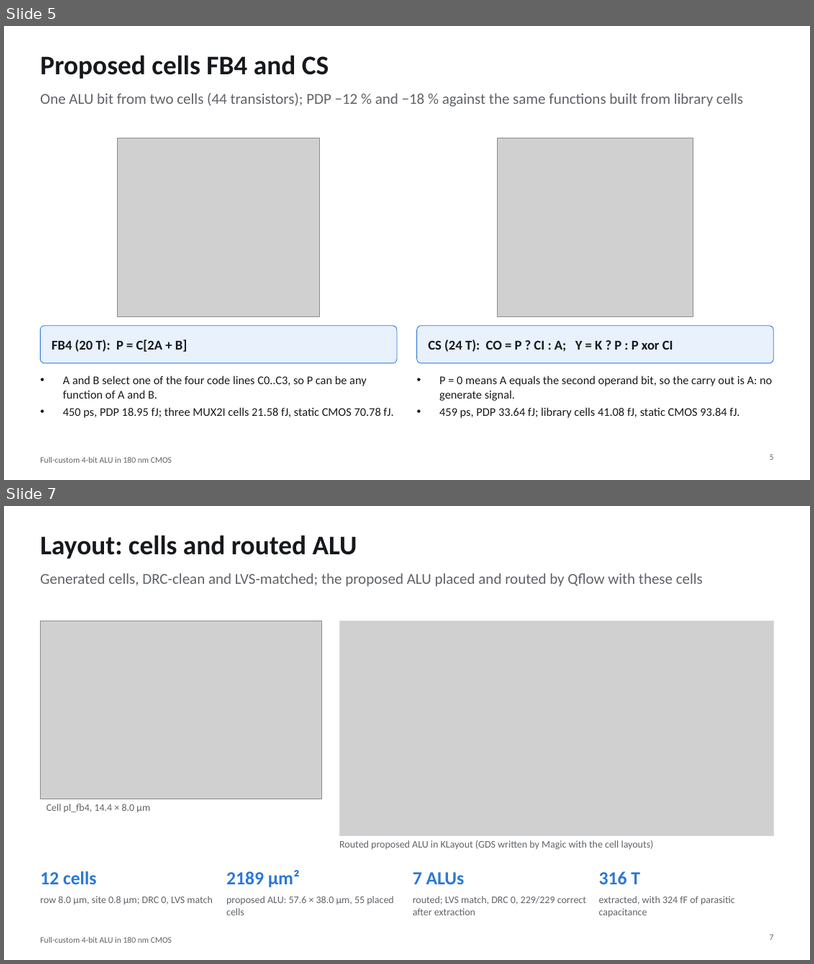
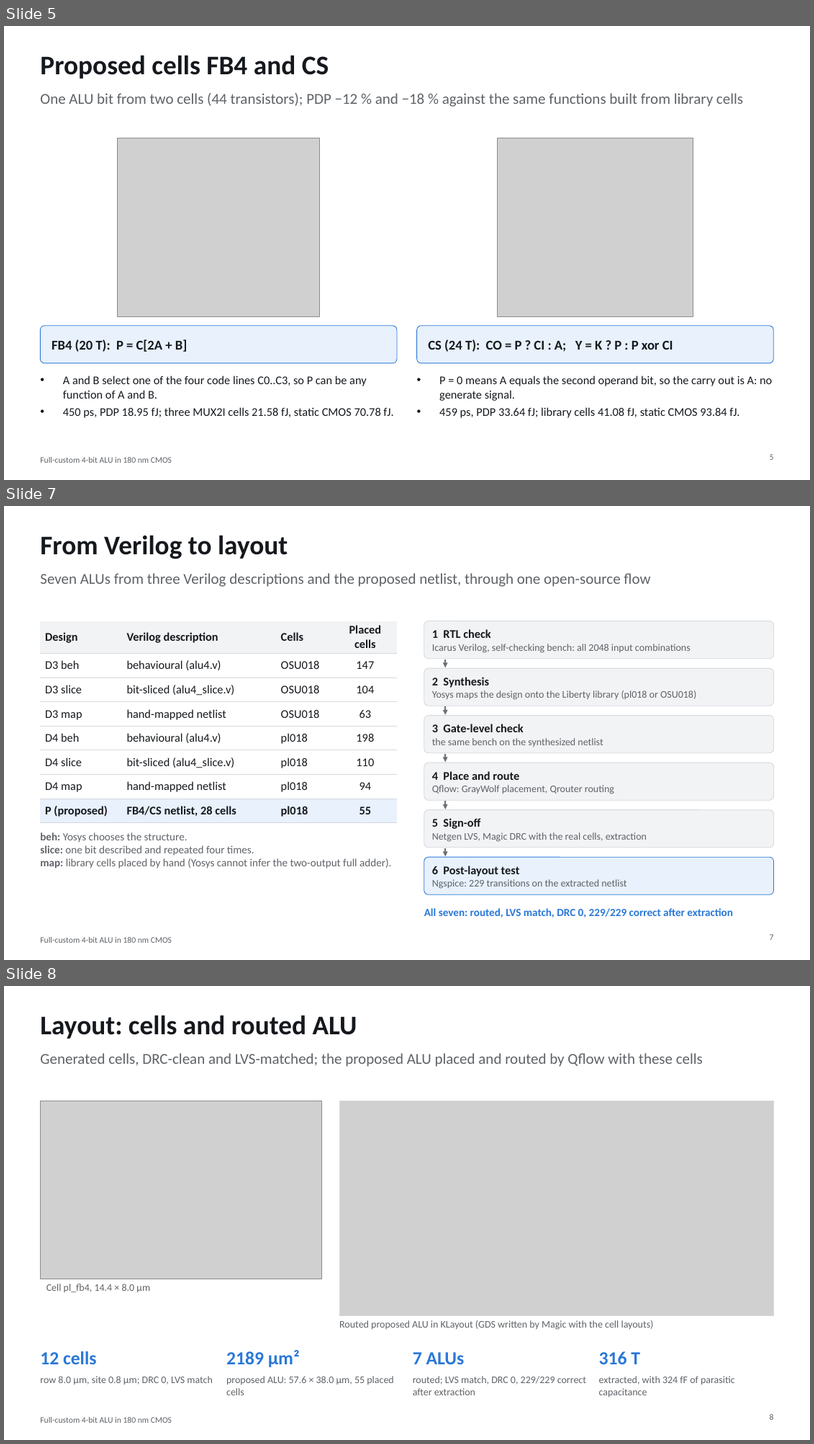
Before and after one commit to manshukgarg/alu-fullcustom-180nm, a slide deck: docs/presentation/ALU4_180nm_presentation.pptx. Shown one above the other, each under a label of ours: slides 5 and 7 before the commit, slides 5, 7 and 8 after it; the slides between them are not shown. The pictures are 814x964 and 814x1444 pixels, drawn with LibreOffice and Linux fonts; fonts in the diff are those of the drawing; grey boxes stand for pictures. Boxes give left, top, right and bottom in pixels: in the first picture for what was removed or moved away, otherwise in the second. Text is boxed around its words. In the diff, an @@ line names an element or a change of style, - is before the commit and + after.

```diff
--- a/docs/presentation/ALU4_180nm_presentation.pptx
+++ b/docs/presentation/ALU4_180nm_presentation.pptx
@@ slide 7 added at (x1=4, y1=506, x2=810, y2=960), background #FFFFFF; not listed: 1 template element that a slide beside it also shows @@
@@ title added at (x1=40, y1=535, x2=288, y2=559), 32 pt, text #15181C, bold @@
+From Verilog to layout
@@ text added at (x1=40, y1=573, x2=651, y2=587), 18 pt, text #5F6368 @@
+Seven ALUs from three Verilog descriptions and the proposed netlist, through one open-source flow
@@ table added at (x1=40, y1=621, x2=397, y2=819), 8 rows, 4 columns @@
+Design | Verilog description | Cells | Placed cells
+D3 beh | behavioural (alu4.v) | OSU018 | 147
+D3 slice | bit-sliced (alu4_slice.v) | OSU018 | 104
+D3 map | hand-mapped netlist | OSU018 | 63
+D4 beh | behavioural (alu4.v) | pl018 | 198
+D4 slice | bit-sliced (alu4_slice.v) | pl018 | 110
+D4 map | hand-mapped netlist | pl018 | 94
+P (proposed) | FB4/CS netlist, 28 cells | pl018 | 55
@@ rounded rectangle added at (x1=424, y1=621, x2=774, y2=659), fill #F2F3F5, outline #D5D8DD 0.75 pt, 12 pt, text #5F6368 @@
+1 RTL check
+Icarus Verilog, self-checking bench: all 2048 input combinations
@@ rounded rectangle added at (x1=424, y1=668, x2=774, y2=705), fill #F2F3F5, outline #D5D8DD 0.75 pt, 12 pt, text #5F6368 @@
+2 Synthesis
+Yosys maps the design onto the Liberty library (pl018 or OSU018)
@@ arrow added from (445, 659) to (445, 667), #6B7075 1.25 pt @@
@@ rounded rectangle added at (x1=424, y1=716, x2=774, y2=753), fill #F2F3F5, outline #D5D8DD 0.75 pt, 12 pt, text #5F6368 @@
+3 Gate-level check
+the same bench on the synthesized netlist
@@ arrow added from (445, 706) to (445, 715), #6B7075 1.25 pt @@
@@ rounded rectangle added at (x1=424, y1=762, x2=774, y2=800), fill #F2F3F5, outline #D5D8DD 0.75 pt, 12 pt, text #5F6368 @@
+4 Place and route
+Qflow: GrayWolf placement, Qrouter routing
@@ arrow added from (445, 754) to (445, 762), #6B7075 1.25 pt @@
@@ arrow added from (445, 800) to (445, 809), #6B7075 1.25 pt @@
@@ rounded rectangle added at (x1=424, y1=810, x2=774, y2=847), fill #F2F3F5, outline #D5D8DD 0.75 pt, 12 pt, text #5F6368 @@
+5 Sign-off
+Netgen LVS, Magic DRC with the real cells, extraction
@@ text added at (x1=40, y1=832, x2=391, y2=868), 13 pt, text #5F6368 @@
+beh: Yosys chooses the structure.
+slice: one bit described and repeated four times.
+map: library cells placed by hand (Yosys cannot infer the two-output full adder).
@@ arrow added from (445, 848) to (445, 856), #6B7075 1.25 pt @@
@@ rounded rectangle added at (x1=424, y1=857, x2=774, y2=894), fill #E8F1FC, outline #2A78D6 0.75 pt, 12 pt, text #5F6368 @@
+6 Post-layout test
+Ngspice: 229 transitions on the extracted netlist
@@ text added at (x1=424, y1=908, x2=733, y2=917), 13 pt, text #2A78D6, bold @@
+All seven: routed, LVS match, DRC 0, 229/229 correct after extraction
@@ page number added at (x1=770, y1=934, x2=774, y2=939), 10 pt, text #5F6368 @@
+7
@@ what was slide 7 is now slide 8 @@
@@ page number at (x1=770, y1=1414, x2=774, y2=1419): text changed @@
-7
+8
```
Also in this commit, not shown: 2 slides changed, 12 other files.
